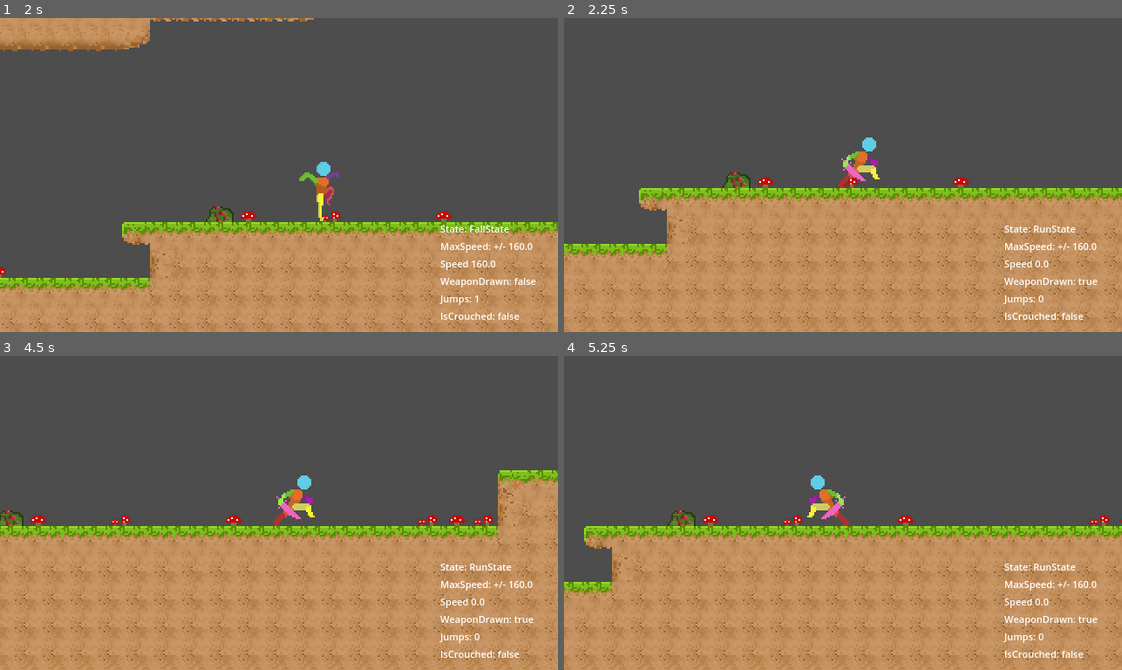
Above: before the commit, frames 1-4 (two rows, left to right).
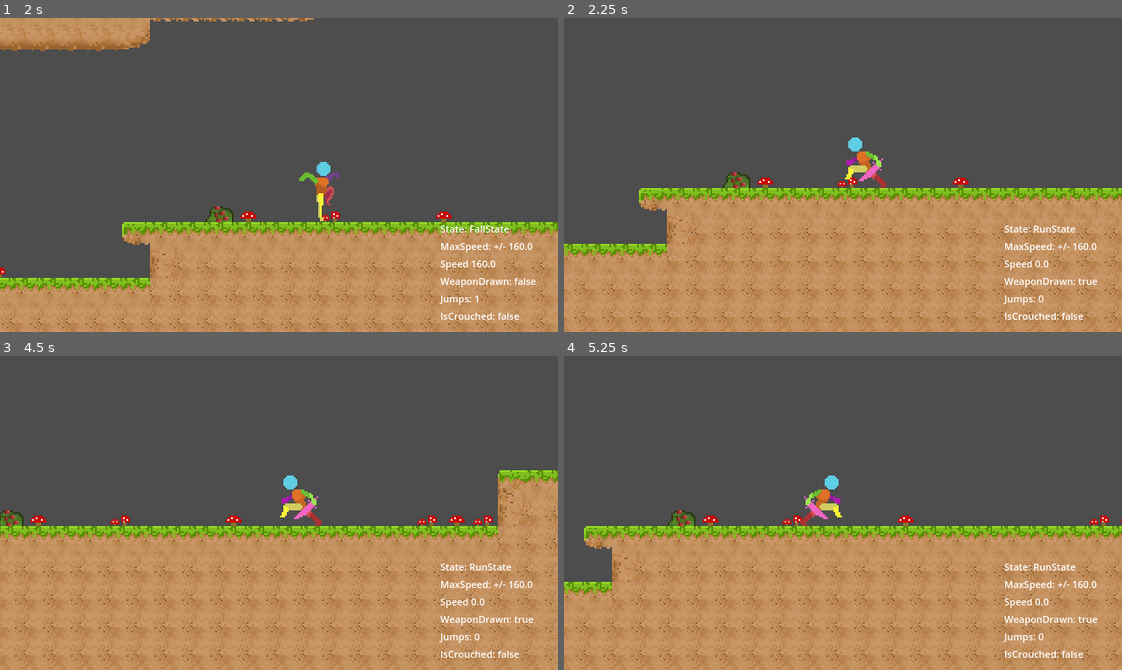
Above: after the commit, the same moments.

Repository: deanblackborough/godot-platformer
Game: Godot game, scene res://Scenes/Game.tscn
Same seed, same stepped clock (60 frames per second), same inputs: the game is played once before the commit and once after it.
Inputs:
- Up to frame 1 (2 s): hold D (moveRight) from 0.53 s (still down); tap F (attackJab) at 0.6 s; tap Space (jump) at 0.77, 1.52 s; tap C (crouch) at 1.35 s
- Up to frame 2 (2.25 s): release D (moveRight) at 2.03 s; hold A (moveLeft) from 2.03 s (still down); hold G (toggleWeapon) from 2.03 s (still down)
- Up to frame 3 (4.5 s): release A (moveLeft) at 2.78 s; release G (toggleWeapon) at 2.78 s; hold D (moveRight) 2.78-4.28 s; tap F (attackJab) at 2.85 s; tap Space (jump) at 3.02, 3.77 s; hold C (crouch) 3.53-4.28 s; hold A (moveLeft) from 4.28 s (still down); tap G (toggleWeapon) at 4.35 s
- Up to frame 4 (5.25 s): tap Space (jump) at 4.52 s; release A (moveLeft) at 5.03 s; hold D (moveRight) from 5.03 s (still down); tap F (attackJab) at 5.1 s

Frame 1 is identical in both runs. In frame 2, 0.6% of the frame differs, in the area x 49-58%, y 38-55%; in frame 3, 0.6%; in frame 4, 0.6%.

Commit message:
Handle facing direction in player
- Handle facing in a better way
- Updated the readme

Diff:
--- a/Scripts/Player/Player.gd
+++ b/Scripts/Player/Player.gd
@@ -33,7 +33,8 @@
 var weapon_drawn: bool = false
 var is_crouched: bool = false
 
-var direction :float = 0.0;
+var direction :float = 0.0
+var facing_direction: int = 1 # 1 is right, -1 is left
 
 signal is_crouched_changed(new_value: bool)
 signal is_weapon_drawn_changed(new_value: bool)
@@ -66,20 +67,16 @@
 
 func _input(event: InputEvent):
 
-	# Change how player facing is managed
-	# Deal with the offset when facing to the left
-	# for the jab
-
-	## Add a basic enmmy that just stands still
-
-	## Add in player damage and enemy health
-
 	if weapon_drawn and Input.is_action_just_pressed("attackJab"):
 		print("Switching to weapon attack jab")
 		state_machine.change_state("WeaponAttackJabState")
 		return
 
 	direction = Input.get_axis("moveLeft", "moveRight")
+
+	if direction != 0.0:
+		facing_direction = sign(direction)
+		sprite.scale.x = facing_direction
 
 	if event.is_action_pressed("crouch"):
 		var new_value := !is_crouched
--- a/Scripts/Player/States/FallState.gd
+++ b/Scripts/Player/States/FallState.gd
@@ -18,13 +18,6 @@
 
 	fall_time += _delta;
 
-	var direction = player.direction
-
-	if direction < 0.0:
-		player.sprite.flip_h = true
-	else:
-		player.sprite.flip_h = false
-
 func physics_update(_delta):
 
 	var direction = Input.get_axis("moveLeft", "moveRight")
--- a/Scripts/Player/States/JumpState.gd
+++ b/Scripts/Player/States/JumpState.gd
@@ -12,12 +12,7 @@
 
 func process_update(_delta):
 
-	var direction = player.direction
-
-	if direction < 0.0:
-		player.sprite.flip_h = true
-	else:
-		player.sprite.flip_h = false
+	pass
 
 func physics_update(_delta):
 
--- a/Scripts/Player/States/RunState.gd
+++ b/Scripts/Player/States/RunState.gd
@@ -39,11 +39,6 @@
 		player.state_machine.change_state("IdleCrouchState")
 		return
 
-	if direction < 0.0:
-		player.sprite.flip_h = true
-	else:
-		player.sprite.flip_h = false
-
 func physics_update(_delta):
 
 	var direction = player.direction
--- a/Scripts/Player/States/WalkCrouchState.gd
+++ b/Scripts/Player/States/WalkCrouchState.gd
@@ -33,11 +33,6 @@
 		player.state_machine.change_state("IdleState")
 		return
 
-	if direction < 0.0:
-		player.sprite.flip_h = true
-	else:
-		player.sprite.flip_h = false
-
 func physics_update(_delta):
 
 	var direction = player.direction
Not shown, changed: README.md
